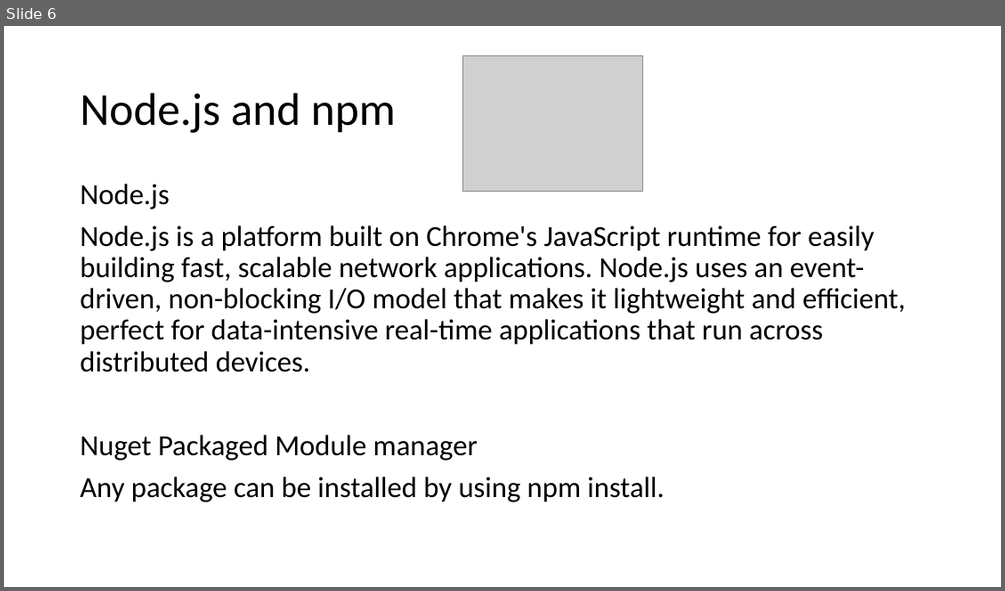
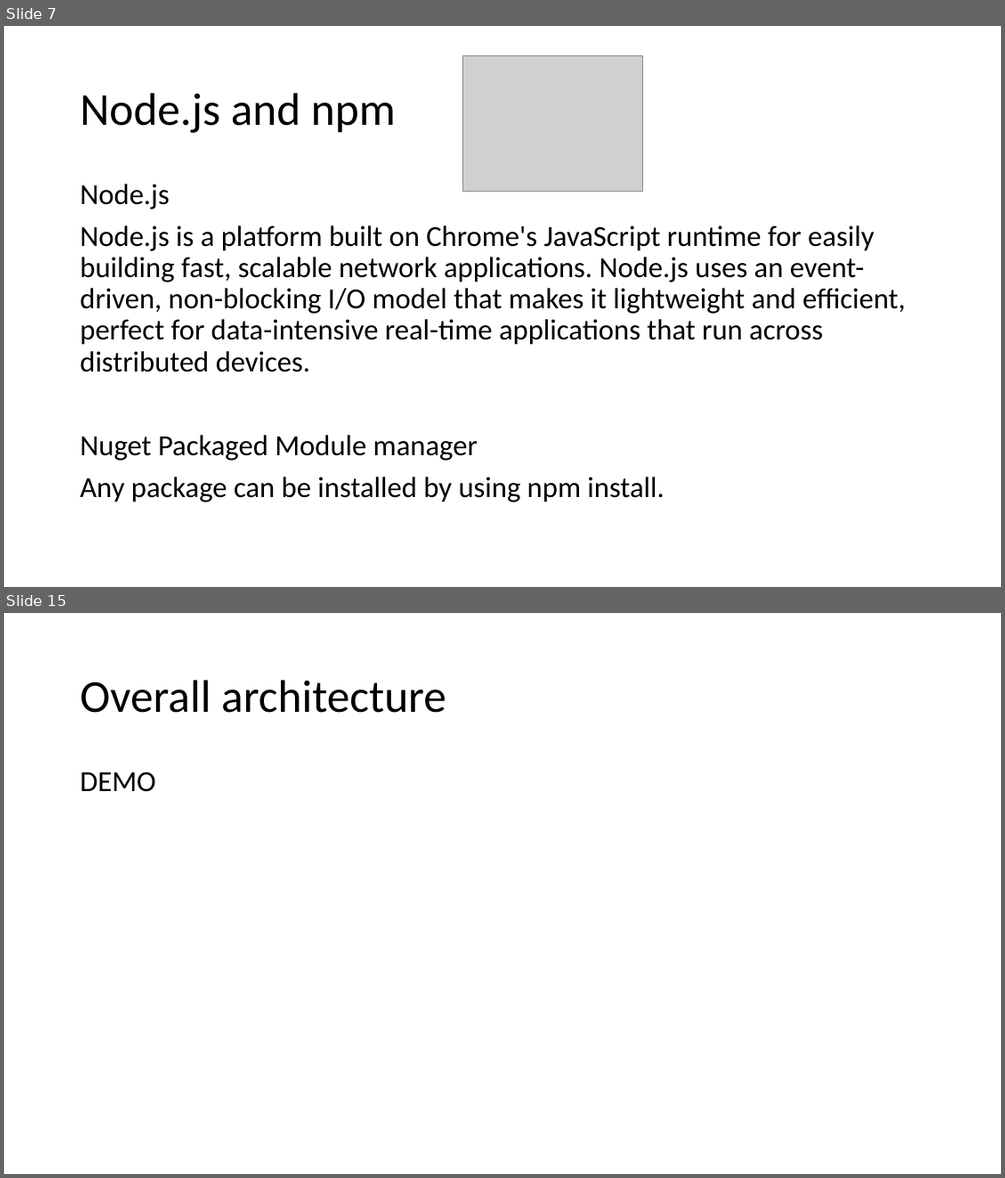
Before and after one commit to artuste/angularjs-json, a slide deck: doc/Presentation_Front_End.pptx. Shown one above the other, each under a label of ours: slide 6 before the commit, slides 7 and 15 after it; the slides between them are not shown. The pictures are 1005x591 and 1005x1178 pixels, drawn with LibreOffice and Linux fonts; fonts in the diff are those of the drawing; grey boxes stand for pictures; background and template pictures are left out. Boxes give left, top, right and bottom in pixels: in the first picture for what was removed or moved away, otherwise in the second. Text is boxed around its words. In the diff, an @@ line names an element or a change of style, - is before the commit and + after.

```diff
--- a/doc/Presentation_Front_End.pptx
+++ b/doc/Presentation_Front_End.pptx
@@ slide 15 added at (4,613,1001,1174), background #FFFFFF @@
@@ title added at (80,680,446,713), 44 pt, text #000000 @@
+Overall architecture
@@ text added at (80,771,155,792), 28 pt, text #000000 @@
+DEMO
@@ what was slide 6 is now slide 7 @@
```
Also in this commit, not shown: 8 slides changed, 5 other slides added.
